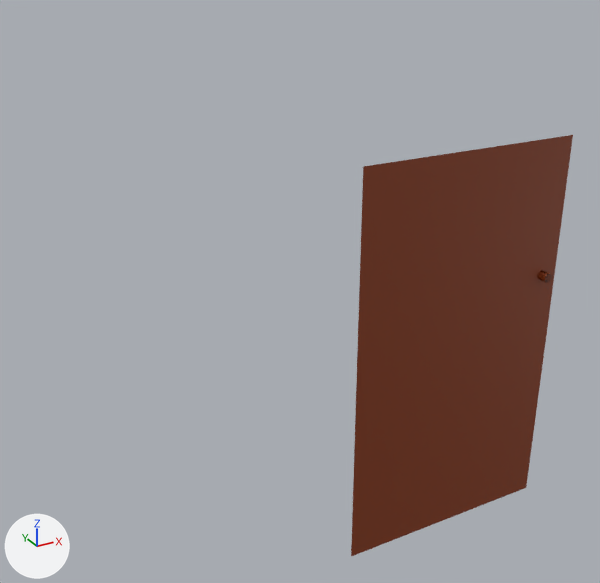
A saved change to the FBX model Assets/meshes/Clase 1/Puerta.fbx.
The view is the same before and after, from a camera (50 mm lens) standing at (-8.2, -10.31, 9.02) and looking at (-1.04, 2.69, 2.51). Lighting does not change. The marker at lower left points along +X, +Y and +Z.

In view in the first picture: 'Puerta'.
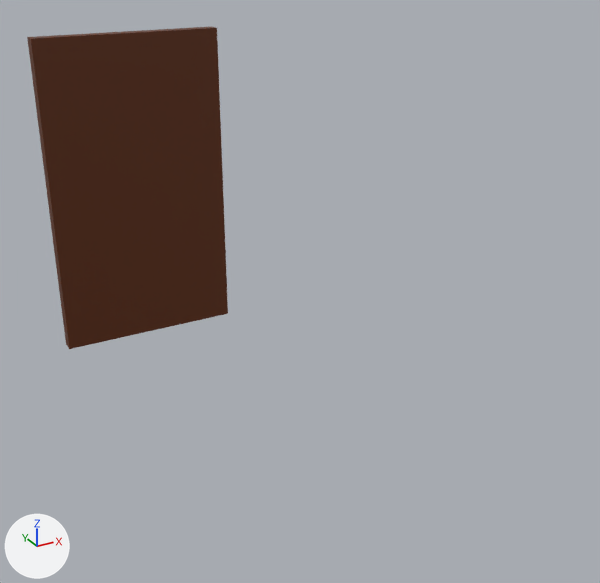
The newer file is also turned or shifted as a whole; pictures and numbers use the older file's frame.

Diff of the bpy script that builds the scene:
```diff
--- a/Assets/meshes/Clase 1/Puerta.fbx.py
+++ b/Assets/meshes/Clase 1/Puerta.fbx.py
@@ mat_material_001 @@
+mat_material_001 = principled_material('Material.001')
+mat_material_001.base_color = (0.117, 0.0234, 0.0)  # brown #602a00
@@ me_plane_002 @@
 me_plane_002.from_pydata(...)  # 68 vertices, 36 faces; spans x -2.02..1.94, y -1.05..-0.88, z -0.86..5.98
 # used by ob_puerta; location = (0.0, 0.0, 0.0)
-me_plane_002.materials.append(mat_material)  # picture img_textures_png
+# me_plane_002 part 1: a new loose piece, a box spanning x 9.19..60.98, y -91.58..-2.2, z 92.12..96.12, in mat_material_001 (brown #602a00)
+# me_plane_002 part 2: the loose piece of 64 vertices spanning x 1.55..1.72, y -1.05..-0.88, z 3.54..3.71 is deleted
+# me_plane_002 part 3: the loose piece of 4 vertices spanning x -2.02..1.94, y -0.89, z -0.86..5.98 is deleted
+me_plane_002.materials.append(mat_material_001)  # brown #602a00
@@ ob_puerta @@
 ob_puerta.location = (0.0, 0.0, 0.0)
+ob_puerta.rotation_euler = (1.571, 0.0, 0.0)  # degrees (90, 0, 0)
+ob_puerta.scale = (-0.0765, -0.0765, -0.0765)
```

What differs and where, as boxes [x1, y1, x2, y2] in the pictures (600 x 583 px):
'Puerta', reshaped, turned, rescaled
    before: [351, 135, 573, 556]
    after: [27, 27, 228, 349]
part 1 of me_plane_002, added (brown)
    after: [27, 27, 228, 349]
part 2 of me_plane_002, deleted
    before: [538, 270, 552, 283]
part 3 of me_plane_002, deleted (brown)
    before: [351, 135, 573, 556]
